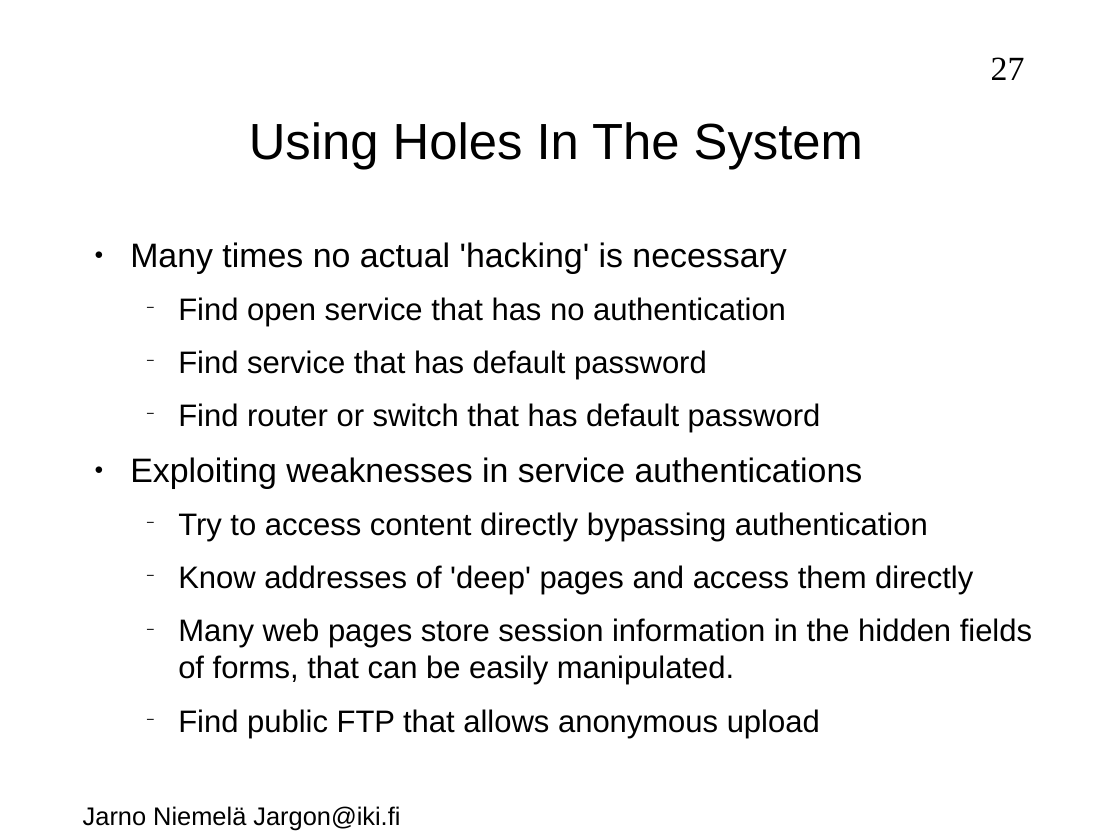
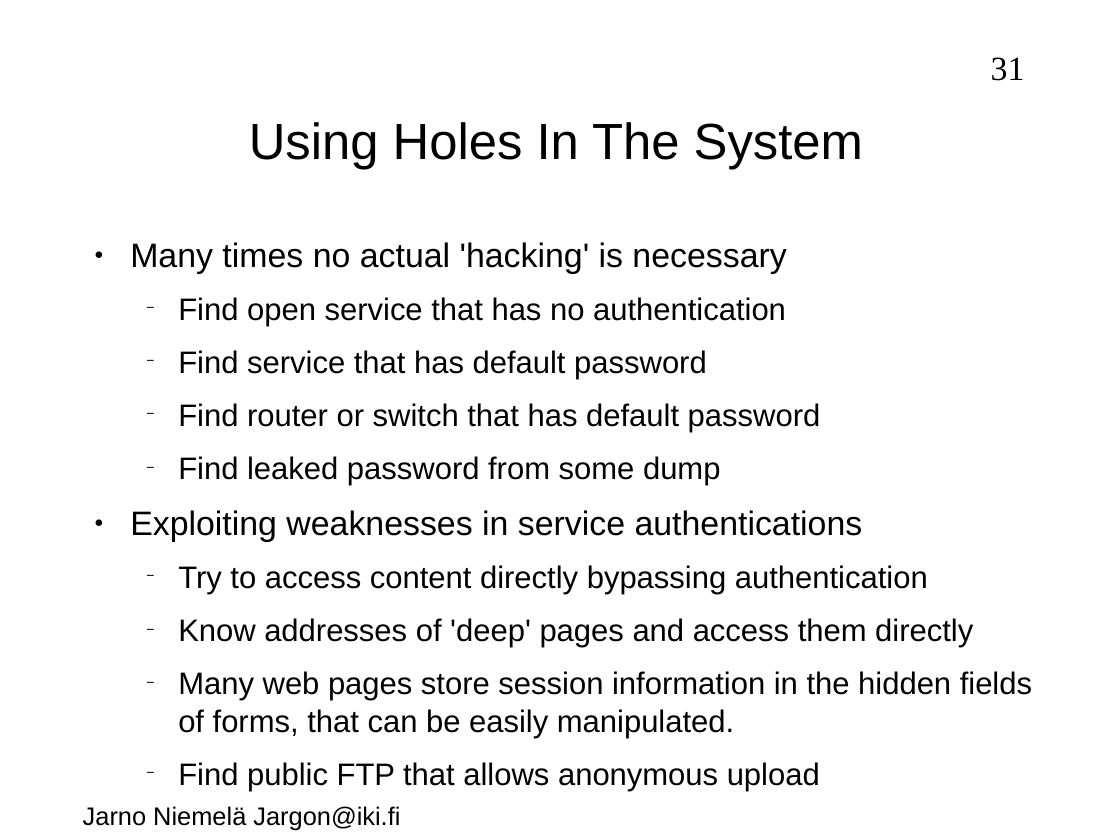
Before and after one commit to jarno-niemela/corporate_cyber_defence, a slide deck: slide 31 of NetworkSecurity/NetworkSecurity.odp (slide 27 before the commit). Drawn at 1120x840 pixels with LibreOffice and Linux fonts; fonts in the diff are those of the drawing; background and template pictures are left out. Boxes give left, top, right and bottom in pixels: in the first picture for what was removed or moved away, otherwise in the second. Text is boxed around its words. In the diff, an @@ line names an element or a change of style, - is before the commit and + after.

```diff
--- a/NetworkSecurity/NetworkSecurity.odp
+++ b/NetworkSecurity/NetworkSecurity.odp
@@ page number at (991,57,1025,81): text changed @@
-27
+31
@@ text at (178,456,721,486): paragraph added @@
+  − Find leaked password from some dump
```
Also in this commit, not shown: 7 other slides changed, 5 slides added, 4 other files.
